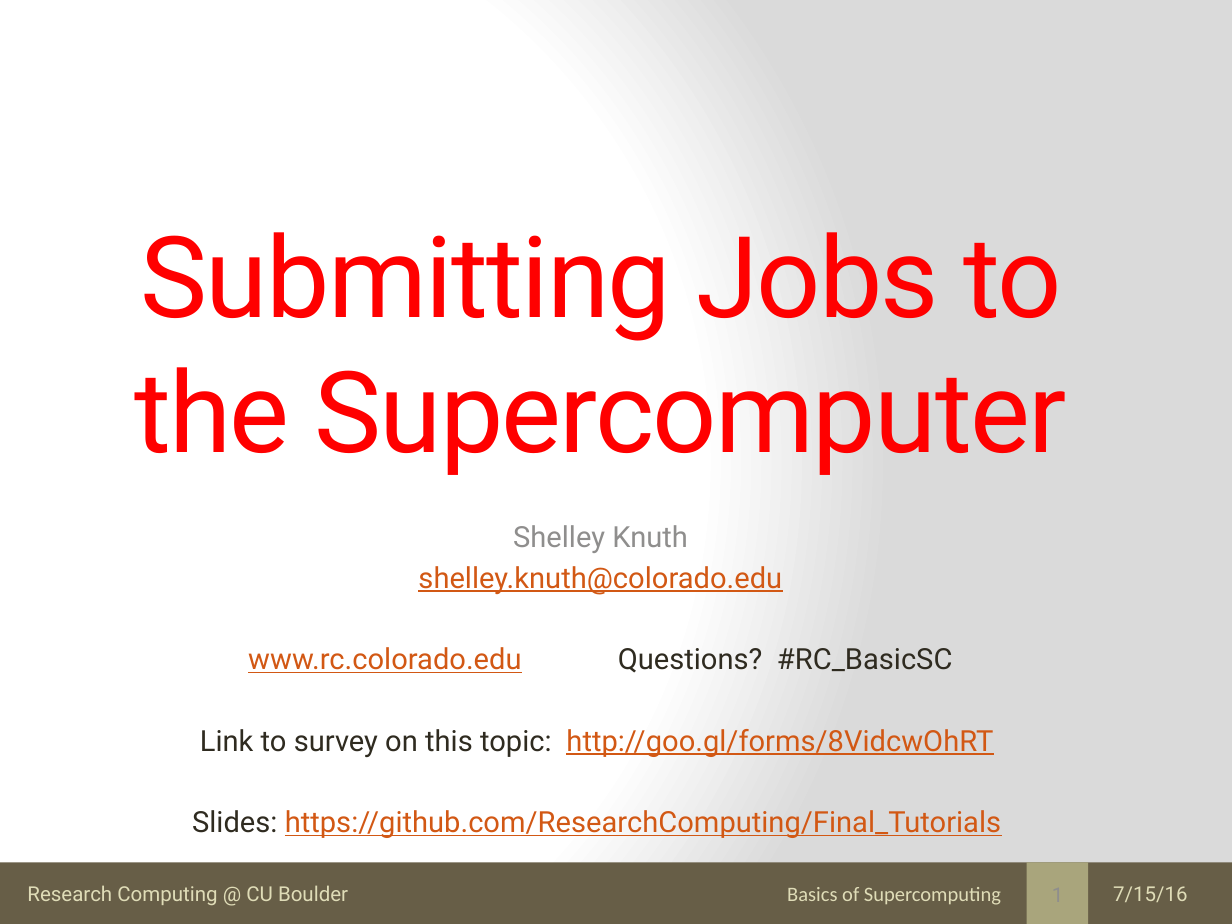
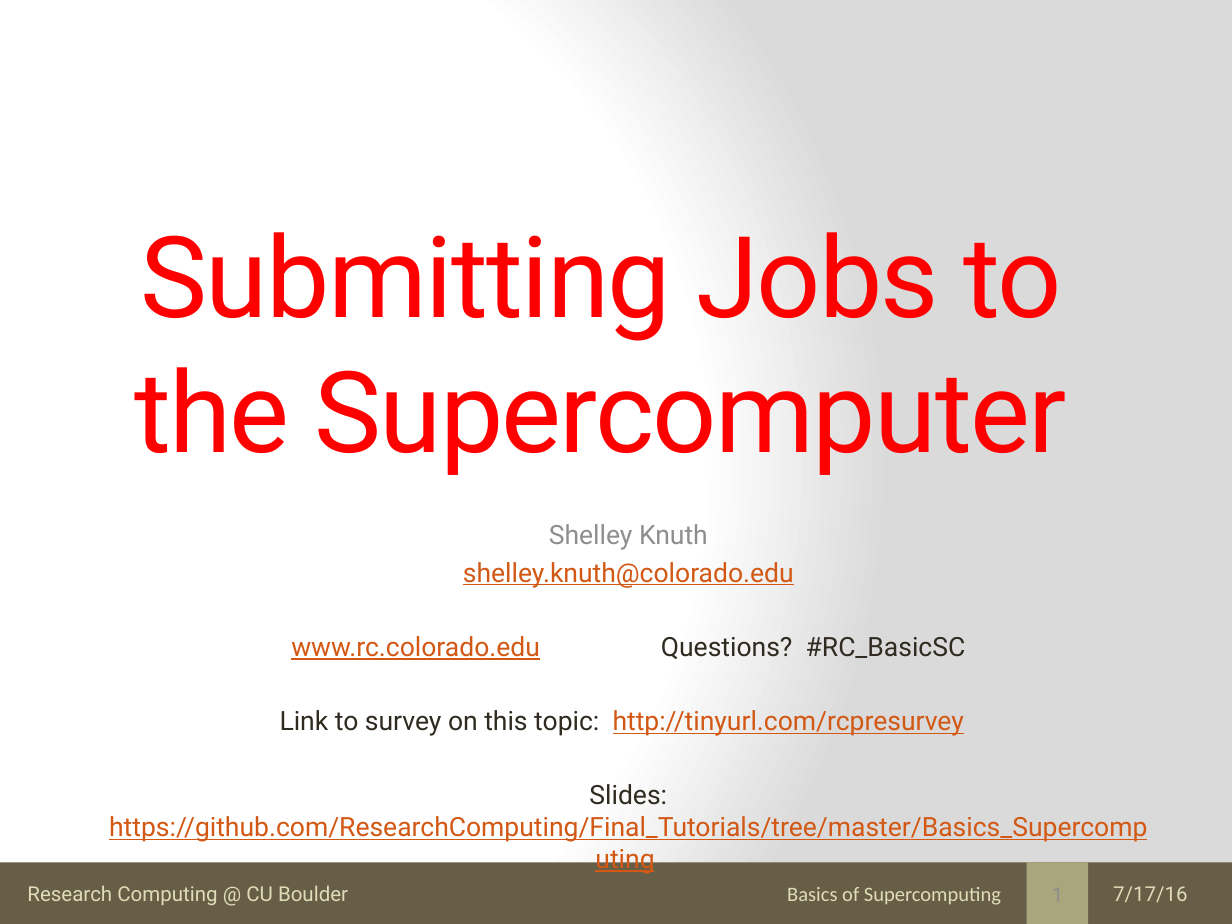
Before and after one commit to kkwinner/Final_Tutorials, a slide deck: slide 1 of Basics_Supercomputing/submitting_jobs_supercomputer.pptx. Drawn at 1232x924 pixels with LibreOffice and Linux fonts; fonts in the diff are those of the drawing. Boxes give left, top, right and bottom in pixels: in the first picture for what was removed or moved away, otherwise in the second. Text is boxed around its words. In the diff, an @@ line names an element or a change of style, - is before the commit and + after.

```diff
--- a/Basics_Supercomputing/submitting_jobs_supercomputer.pptx
+++ b/Basics_Supercomputing/submitting_jobs_supercomputer.pptx
@@ subtitle "Shelley Knuth": place and size @@
-subtitle "Shelley Knuth" at (192,525,1001,838)
+subtitle "Shelley Knuth" at (109,524,1147,842)
@@ subtitle at (291,524,966,660): size 17 to 15.5 pt in "Shelley Knuth", "shelley.knuth@colorado.edu", "www.rc.colorado.edu Questions? #RC_BasicSC" @@
@@ subtitle at (109,710,1147,842): text changed; size 17 to 15.5 pt @@
-Link to survey on this topic: http://goo.gl/forms/8VidcwOhRT
-Slides: https://github.com/ResearchComputing/Final_Tutorials
+Link to survey on this topic: http://tinyurl.com/rcpresurvey
+Slides: https://github.com/ResearchComputing/Final_Tutorials/tree/master/Basics_Supercomputing
@@ text at (1113,886,1188,902): text changed @@
-7/15/16
+7/17/16
```
Also in this commit, not shown: 22 other slides changed, 18 other files.
